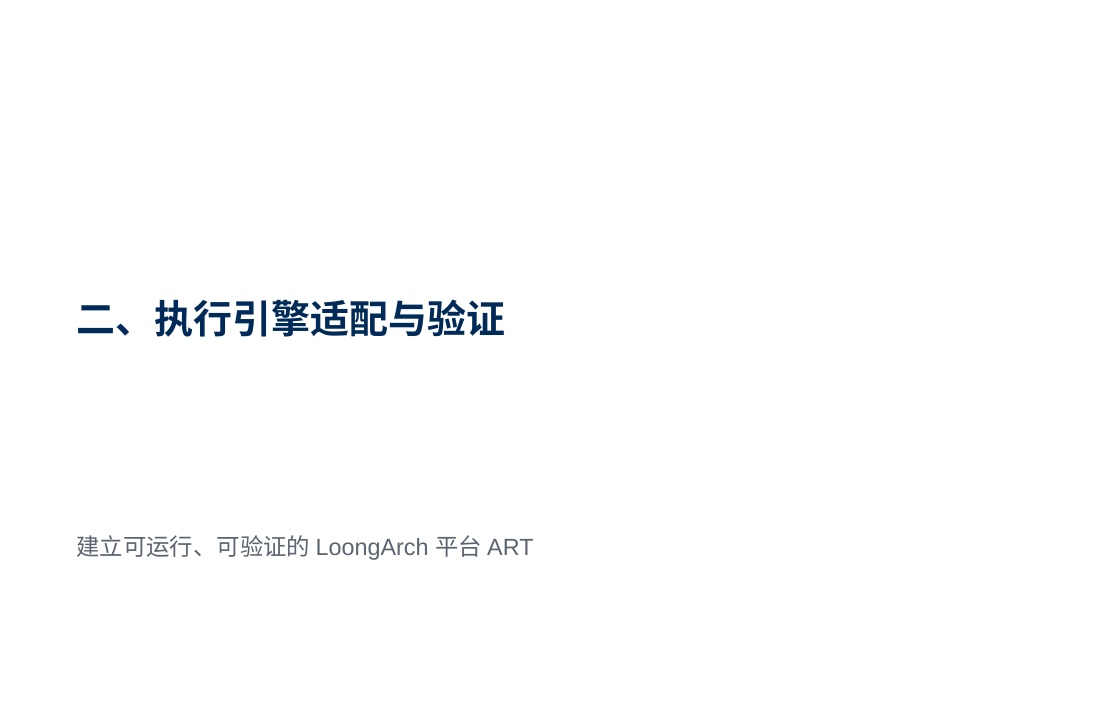
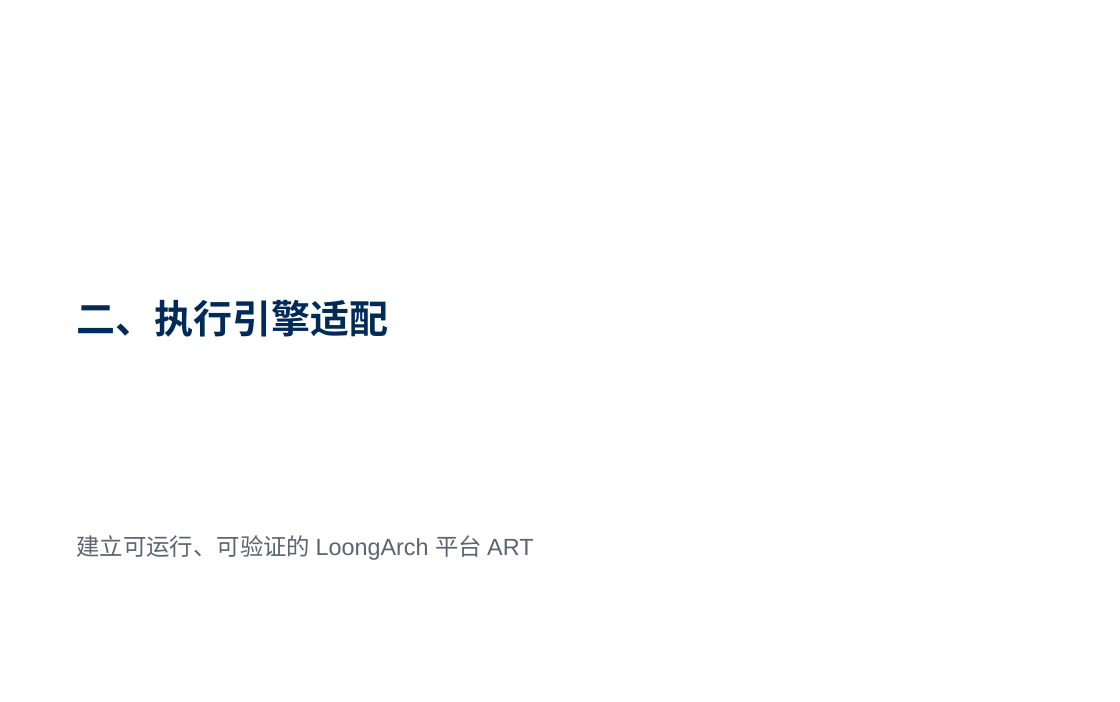
Before and after one commit to YancyReal/ucas-master, a slide deck: slide 4 of PPT/鄢玺毕业答辩.pptx (slide 6 before the commit). Drawn at 1120x702 pixels with LibreOffice and Linux fonts; fonts in the diff are those of the drawing; background and template pictures are left out. Boxes give left, top, right and bottom in pixels: in the first picture for what was removed or moved away, otherwise in the second. Text is boxed around its words. In the diff, an @@ line names an element or a change of style, - is before the commit and + after.

```diff
--- a/PPT/鄢玺毕业答辩.pptx
+++ b/PPT/鄢玺毕业答辩.pptx
@@ title at <box>76,299,388,337</box>: text changed @@
-二、执行引擎适配与验证
+二、执行引擎适配
```
Also in this commit, not shown: 1 other slide changed, 14 slides added, 13 slides removed, 35 other files.
